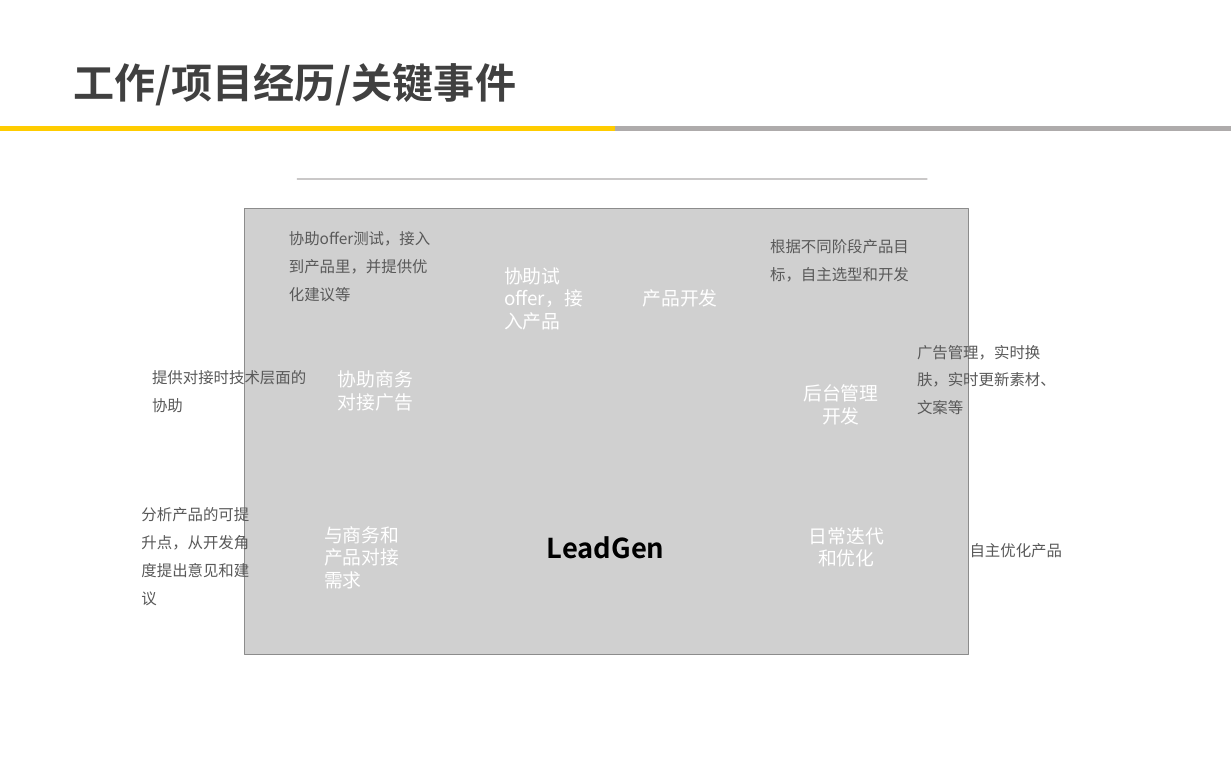
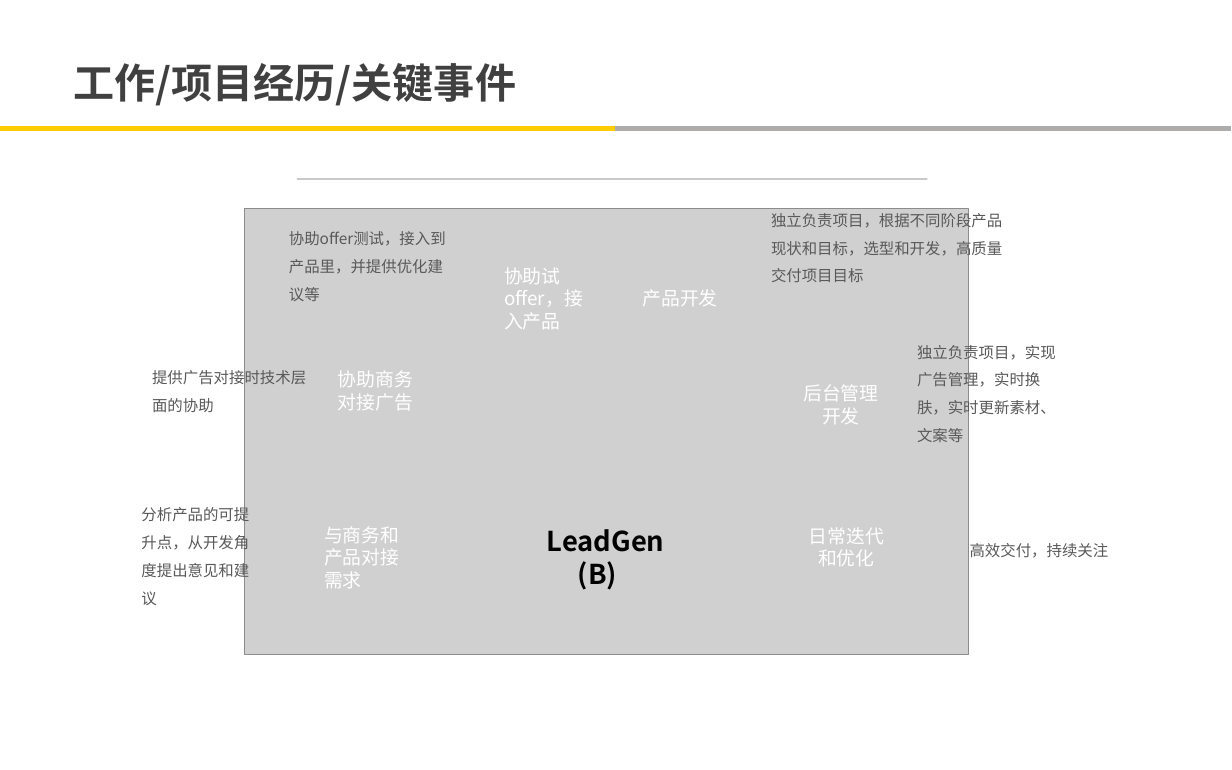
Before and after one commit to yian529/elaine, a slide deck: slide 4 of 申请/马爱莲-广告平台BU-国际业务部-产品技术组-申请职级T5.pptx (slide 3 before the commit). Drawn at 1232x770 pixels with LibreOffice and Linux fonts; fonts in the diff are those of the drawing; grey boxes stand for pictures; background and template pictures are left out. Boxes give left, top, right and bottom in pixels: in the first picture for what was removed or moved away, otherwise in the second. Text is boxed around its words. In the diff, an @@ line names an element or a change of style, - is before the commit and + after.

```diff
--- a/申请/马爱莲-广告平台BU-国际业务部-产品技术组-申请职级T5.pptx
+++ b/申请/马爱莲-广告平台BU-国际业务部-产品技术组-申请职级T5.pptx
@@ text "协助offer测试，接入到产品里，并提供优化建议等" rewrapped from [289, 231, 430, 301] to [289, 231, 446, 301] @@
@@ text at [771, 210, 1002, 282]: text changed @@
-根据不同阶段产品目标，自主选型和开发
+独立负责项目，根据不同阶段产品现状和目标，选型和开发，高质量交付项目目标
@@ text at [917, 342, 1056, 442]: text changed @@
-广告管理，实时换肤，实时更新素材、文案等
+独立负责项目，实现广告管理，实时换肤，实时更新素材、文案等
@@ text at [152, 368, 306, 412]: text changed @@
-提供对接时技术层面的协助
+提供广告对接时技术层面的协助
@@ text "LeadGen": place and size @@
-text "LeadGen" at [547, 536, 664, 559]
+text "LeadGen" at [547, 529, 664, 590]
@@ text at [578, 561, 617, 590]: paragraph added @@
+(B)
@@ text at [970, 543, 1109, 558]: text changed @@
-自主优化产品
+高效交付，持续关注
```
Also in this commit, not shown: 6 other slides changed, 1 slide added, 2 other files.
